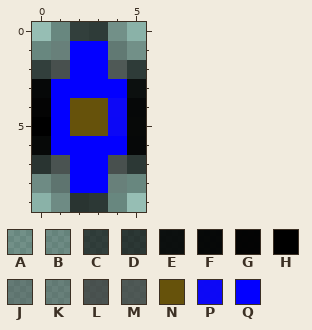
One commit to this pixel-art sprite: src/img/sprites/person.png. The first picture shows the starting point.
The file is 6x10 pixels. Pixels under 10% opacity are left out. Colours within 5 levels of each other are drawn and written as one.
Palette (. is transparent): A #0000003e  B #00000044  C #000000aa  D #000000b4  E #000000ea  F #000000f3  G #000000f9  H #000000  J #29292a74  K #2a2b2b6c  L #353535c7  M #373737bf  N #66520b  P #0c07f6fe  Q #0300ff
Pixels before, first column x 0:
 0 .ACCA.
 1 AKQQKA
 2 CLQQMC
 3 FQQQQE
 4 GQNNPF
 5 HQNNPF
 6 FQQQQF
 7 DLQQLD
 8 BJQQKA
 9 .BDDA.
The result:
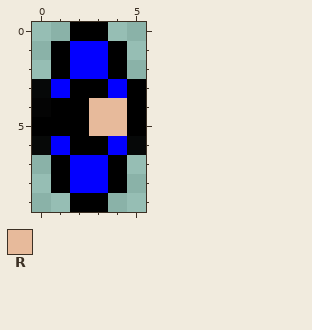
Colours new in this view: R #e7ba9b
Change:
Changed rows in their new state; - is an unchanged pixel.
first column x 0:
 0 -.HH.-
 1 .H--H.
 2 .H--H.
 3 --HH-H
 4 -HHRRH
 5 -HHRRH
 6 --HH--
 7 .H--H.
 8 .H--H.
 9 -.HH.-
